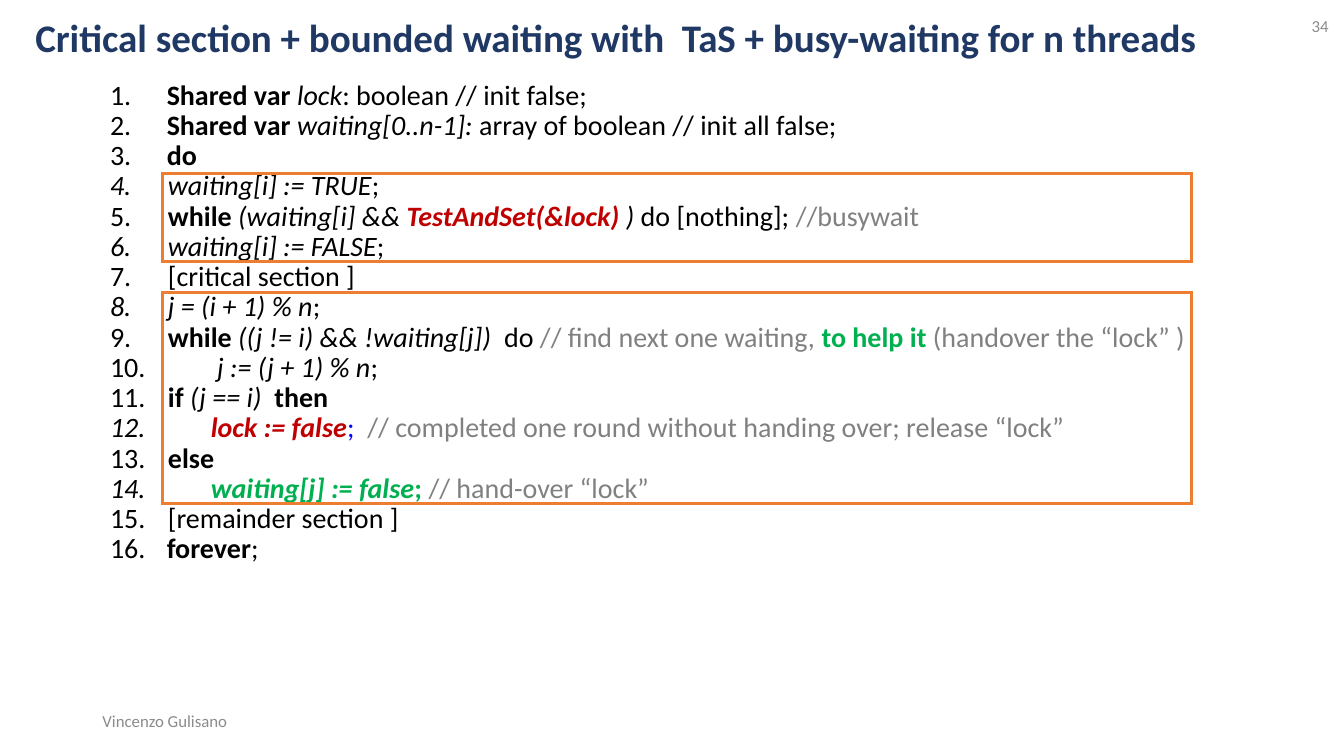
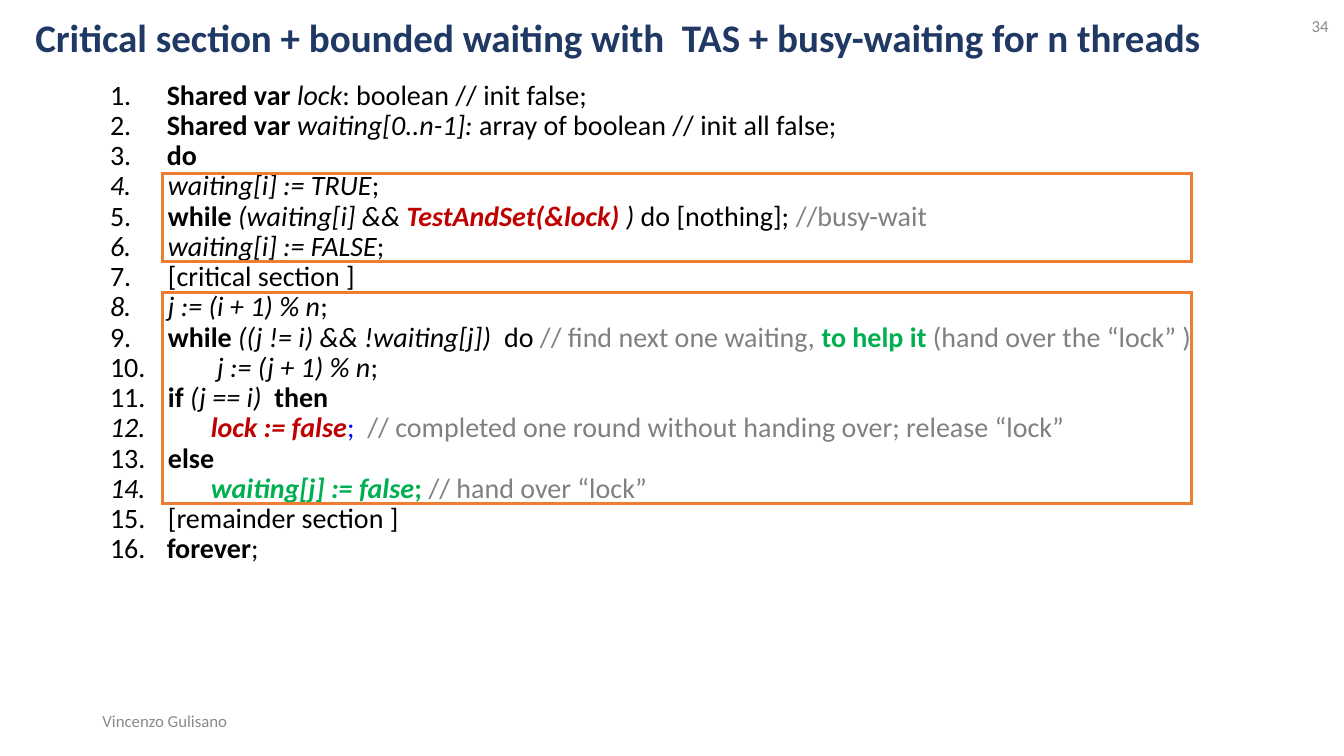
Before and after one commit to Josefgus/os_material, a slide deck: slide 34 of synchronization_part_1/synchronization_part_1.pptx. Drawn at 1344x756 pixels with LibreOffice and Linux fonts; fonts in the diff are those of the drawing. Boxes give left, top, right and bottom in pixels: in the first picture for what was removed or moved away, otherwise in the second. Text is boxed around its words. In the diff, an @@ line names an element or a change of style, - is before the commit and + after.

```diff
--- a/synchronization_part_1/synchronization_part_1.pptx
+++ b/synchronization_part_1/synchronization_part_1.pptx
@@ text at [35,24,1200,59]: text changed @@
-Critical section + bounded waiting with TaS + busy-waiting for n threads
+Critical section + bounded waiting with TAS + busy-waiting for n threads
@@ text at [168,205,927,231]: text changed @@
-5. while (waiting[i] && TestAndSet(&lock) ) do [nothing]; //busywait
+5. while (waiting[i] && TestAndSet(&lock) ) do [nothing]; //busy-wait
@@ text at [168,293,1176,352]: text changed @@
-8. j = (i + 1) % n;
-9. while ((j != i) && !waiting[j]) do // find next one waiting, to help it (handover the “lock” )
+8. j := (i + 1) % n;
+9. while ((j != i) && !waiting[j]) do // find next one waiting, to help it (hand over the “lock” )
@@ text at [211,477,646,505]: text changed; italic on @@
-14. waiting[j] := false; // hand-over “lock”
+14. waiting[j] := false; // hand over “lock”
```
Also in this commit, not shown: 29 other slides changed, 2 slides removed, 3 other files.
